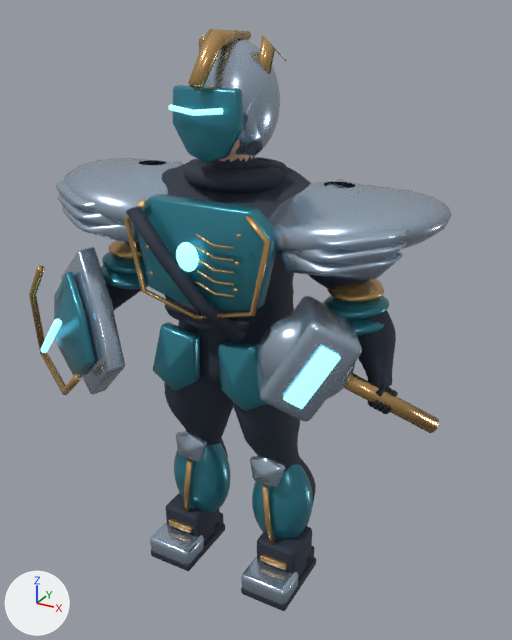
The FBX model Assets/Alterverse/Resources/AuthoredHeroes/Kaelon.fbx as it was, and as the next commit left it.
Camera for both pictures: a 50 mm lens placed at (1.19, -2.02, 2.1), pointed at (0.04, 0.05, 1.06). Lighting does not change. The marker at lower left points along +X, +Y and +Z. The older version comes first. Vertices at exactly the same position are counted once.

In view in the first picture: 'DF_Anatomy', 'DF_WeaponL', 'DF_WeaponR'.
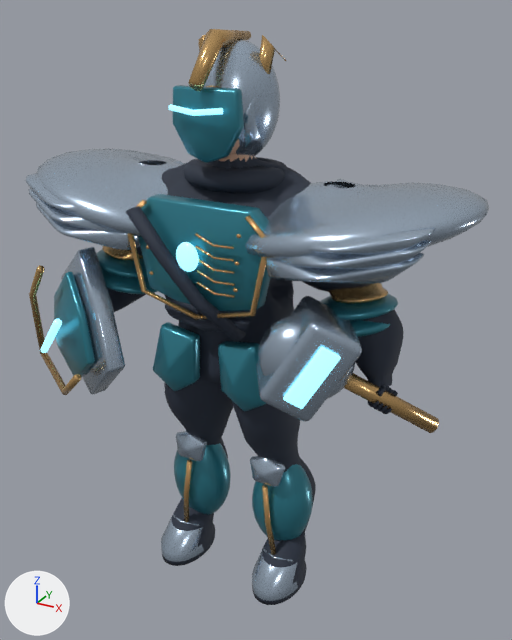
Edits to the bpy script that builds the scene:
```text
Change me_df_anatomy:
    used by ob_df_anatomy; location = (0.0, 0.0, 0.0)
    remove me_df_anatomy.from_pydata(...)  # 22752 vertices, 21647 faces; spans x -0.7..0.7, y -0.33..0.3, z 0.02..2.05
    add me_df_anatomy.from_pydata(...)  # 22160 vertices, 20963 faces; spans x -0.81..0.81, y -0.36..0.39, z 0.02..2.05
    me_df_anatomy part 1: the loose piece of 128 vertices spanning x -0.63..-0.28, y -0.27..-0.11, z 1.41..1.5 is multiplied about its middle by the matrix ((1.269, 0.001, 0.058), (-0.001, 1.27, 0.008), (-0.058, -0.008, 1.269)), then moved by (-0.03, -0.06, 0.01)
    me_df_anatomy part 2: the loose piece of 128 vertices spanning x -0.62..-0.27, y -0.27..-0.1, z 1.37..1.46 is multiplied about its middle by the matrix ((1.259, -0.003, -0.136), (-0.003, 1.3, -0.01), (-0.078, -0.007, 1.041)), then moved by (-0.02, -0.06, 0.01)
    me_df_anatomy part 3: the loose piece of 128 vertices spanning x 0.28..0.63, y -0.27..-0.11, z 1.41..1.5 is multiplied about its middle by the matrix ((1.269, -0.001, -0.058), (0.001, 1.27, 0.008), (0.058, -0.008, 1.269)), then moved by (0.03, -0.06, 0.01)
    me_df_anatomy part 4: the loose piece of 128 vertices spanning x 0.27..0.62, y -0.27..-0.1, z 1.37..1.46 is multiplied about its middle by the matrix ((1.259, 0.003, 0.136), (0.003, 1.3, -0.01), (0.078, -0.007, 1.041)), then moved by (0.02, -0.06, 0.01)
    me_df_anatomy part 5: a new loose piece of 24 vertices spanning x -0.28..-0.15, y -0.12..-0.08, z 0.15..0.17, in mat_brushed_silver (blue #afc0d3)
    me_df_anatomy part 6: a new loose piece of 24 vertices spanning x 0.15..0.28, y -0.12..-0.08, z 0.15..0.17, in mat_brushed_silver (blue #afc0d3)
    me_df_anatomy part 7: 80 vertices moved within x -0.55..0.57, y -0.18..0.11, z 1.03..1.54; 2949 vertices removed from x -0.7..0.7, y -0.27..0.3, z 1.03..1.6; 2949 vertices added at x -0.81..0.81, y -0.35..0.39, z 1.03..1.61
    me_df_anatomy part 8: 958 vertices removed from x -0.31..0.31, y -0.22..0.09, z 0.02..0.22; 318 vertices added at x -0.31..0.31, y -0.21..0.08, z 0.02..0.21
```

Boxes [x1, y1, x2, y2] around the edits, measured in the pictures (512 x 640 px; the box of a moved part takes in the faces that stretch with it):
'DF_Anatomy', reshaped (17% wider): before [56, 29, 452, 611]; after [25, 29, 489, 605]
part 1 of me_df_anatomy, moved or reshaped: before [58, 194, 120, 226]; after [29, 189, 110, 231]
part 2 of me_df_anatomy, moved or reshaped: before [62, 207, 139, 242]; after [36, 203, 140, 250]
part 3 of me_df_anatomy, moved or reshaped: before [293, 242, 407, 265]; after [280, 242, 432, 270]
part 4 of me_df_anatomy, moved or reshaped: before [282, 252, 403, 279]; after [266, 253, 424, 284]
part 5 of me_df_anatomy, added: after [172, 514, 199, 526]
part 6 of me_df_anatomy, added: after [263, 549, 293, 563]
part 7 of me_df_anatomy, moved or reshaped: before [56, 158, 452, 378]; after [25, 149, 489, 378]
part 8 of me_df_anatomy, cut back: before [150, 493, 316, 611]; after [161, 498, 307, 605]
